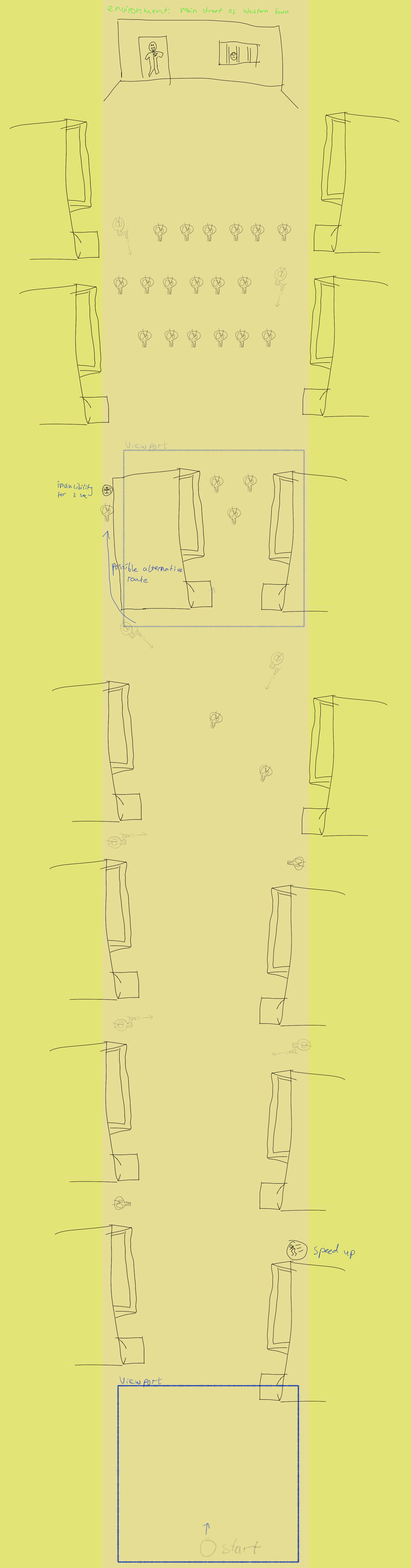
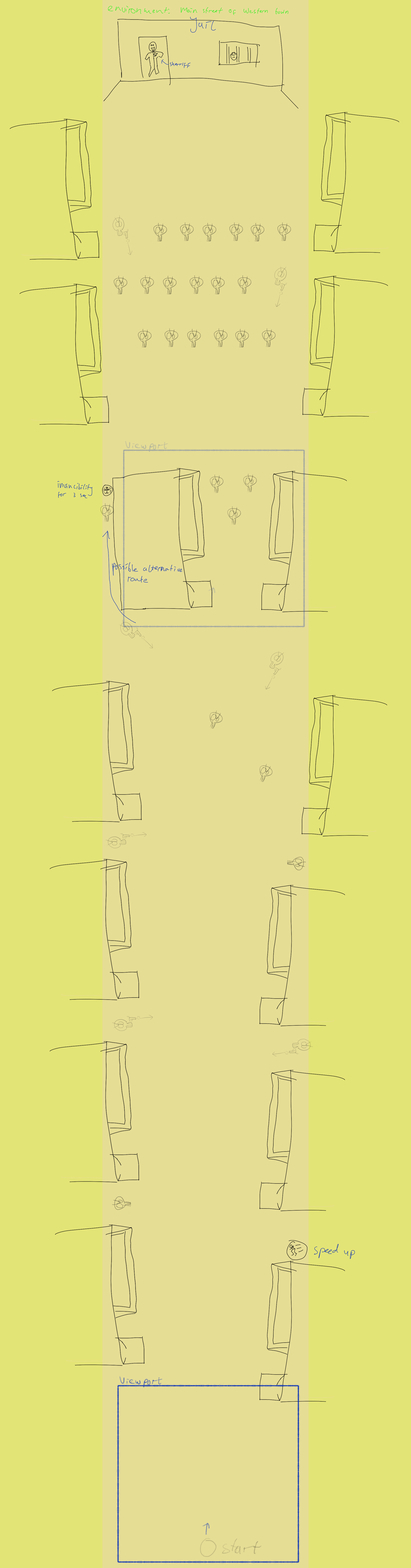
Layer changes from the first (411, 1568) image to the second:
painted on "text" over 161, 16, 216, 69
